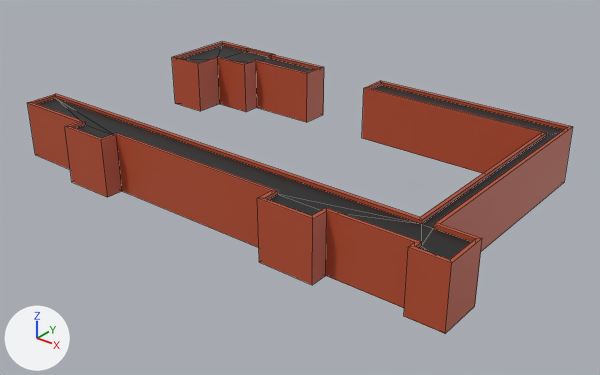
What one commit did to the FBX model Assets/Meshes/Buildings/City/mesh_SynagogueRuinsFrame.fbx.
Both versions are drawn from a 50 mm lens placed at (16.7, -20.27, 10.25), pointed at (0.87, -0.48, -2.02). The axes (+X, +Y, +Z) are drawn at lower left. The lights are the same throughout. Mesh edges are drawn as thin lines. Where no turn or scale is listed for an object, it has been applied to the vertices.

Before the edit, the objects in view are built like this:
```python
me_cube = bpy.data.meshes.new('Cube')
me_cube.from_pydata(...)  # 124 vertices, 130 faces; spans x -8.0..9.0, y -5.3..5.2, z -1.8..0.2
# faces by material slot: [111, 19]
me_cube.materials.append(mat_mat_synagogueruinsframea)  # orange #b94f30
me_cube.materials.append(mat_mat_synagogueruinsframeb)  # black #1b1b1b
ob_mesh_synagogueruinsframe = bpy.data.objects.new('mesh_SynagogueRuinsFrame', me_cube)
ob_mesh_synagogueruinsframe.location = (0.0, 0.0, 0.0)
```
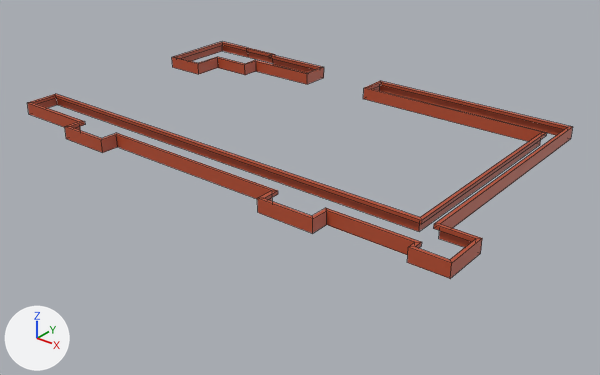
Where the change shows, as pixel boxes [x1, y1, x2, y2] in the pictures (600 x 375 px):
'mesh_SynagogueRuinsFrame', reshaped (19% shorter)
    before: [27, 42, 573, 334]
    after: [27, 42, 573, 279]
part 1 of me_cube, cut back
    before: [29, 45, 571, 334]
    after: [29, 45, 571, 279]

The change, as a list of edits to the scene's bpy script:
```text
Change me_cube:
    used by ob_mesh_synagogueruinsframe; location = (0.0, 0.0, 0.0)
    remove me_cube.from_pydata(...)  # 124 vertices, 130 faces; spans x -8.0..9.0, y -5.3..5.2, z -1.8..0.2
    add me_cube.from_pydata(...)  # 124 vertices, 93 faces; spans x -8.0..9.0, y -5.3..5.2, z -0.2..0.2
    me_cube part 1
    3 vertices are removed from x -6.5..7.8, y -4.7..5.2, z -1.8
    43 faces are deleted
    28 vertices in x -8.0..9.0, y -5.3..5.2, z -1.8 move by (0.0, 0.0, 1.6)
    3 vertices are added at (7.8, -4.7, -0.2), (7.2, -3.5, -0.2), (-6.5, 5.2, -0.2)
    6 new faces join them
    remove me_cube.materials.append(mat_mat_synagogueruinsframeb)  # black #1b1b1b
```
